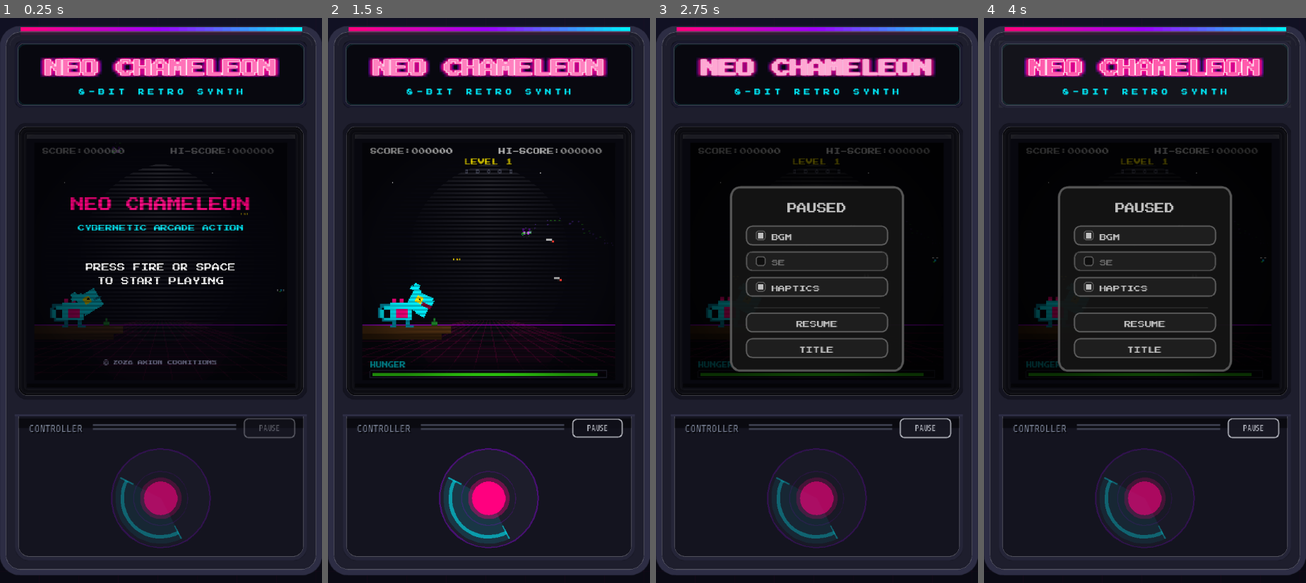
Above: before the commit, frames 1-4 (left to right).
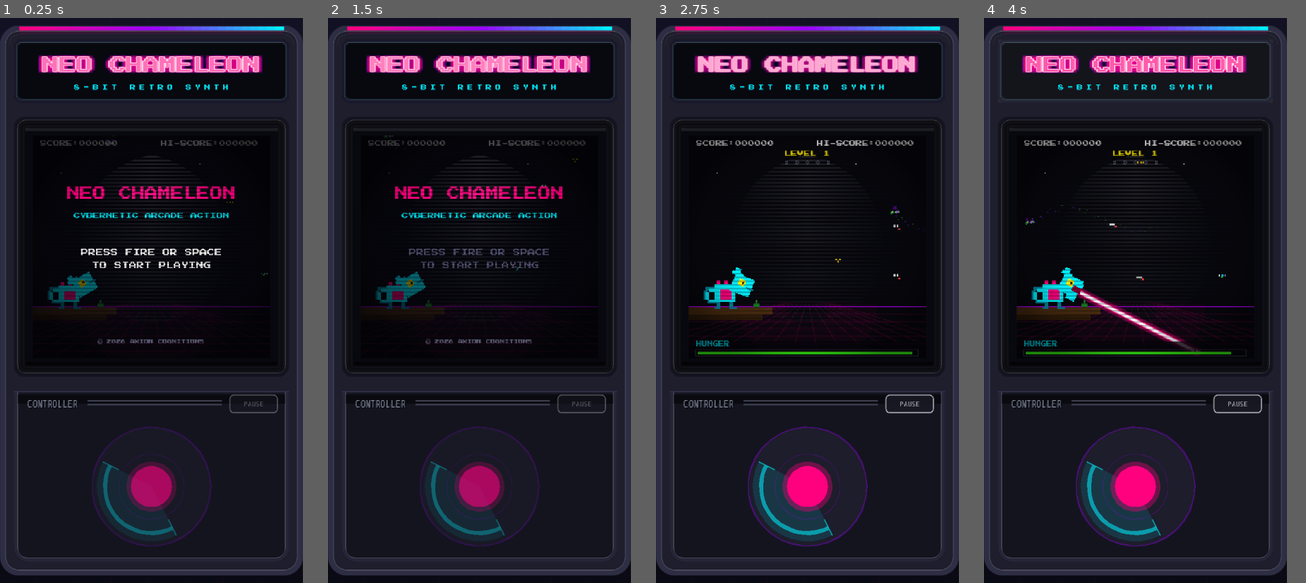
Above: after the commit, the same moments.

Repository: nyapp/chameleon
Game: Godot game, scene res://scenes/CabinetScene.tscn
The game is run twice, just before and just after one commit, with the same random seed, the same clock (stepped at 60 frames per second) and the same inputs.
Inputs (mouse positions are in pixels of both pictures, inside the frame that each line leads up to):
- Up to frame 1 (0.25 s): no input
- Up to frame 2 (1.5 s): tap Enter at 0.5 s; drag from (489, 498) to (521, 176) at 0.52 s; drag from (598, 430) to (472, 413) at 1.27 s
- Up to frame 3 (2.75 s): move the mouse to (817, 260) at 2.02 s; hold Right (aim_right) from 2.03 s (still down); click (817, 260) at 2.17 s
- Up to frame 4 (4 s): release Right (aim_right) at 2.75 s; drag from (1128, 413) to (1048, 215) at 2.77 s; move the mouse to (1241, 385) at 3.52 s; hold Down (aim_down) from 3.53 s (still down); click (1241, 385) at 3.67 s; tap Space at 3.77 s
In our replay, the window is 456x800 before the commit and 429x800 after it. These sizes can differ from the game's own. Grey fills any space a smaller window leaves; there, only what the larger window draws over its background counts as a difference.

The runs differ from the first frame. In frame 1, 21% of the frame differs, in the area x 0-100%, y 1-100%; in frame 2, 21%; in frame 3, 24%; in frame 4, 25%.

Commit message:
feat: adjust UI dimensions and layout for improved consistency, enhance virtual analog stick properties, and refine game over screen display for better user experience

Diff:
--- a/project.godot
+++ b/project.godot
@@ -31,9 +31,9 @@
 [display]
 
 window/size/viewport_width=326
-window/size/viewport_height=572
+window/size/viewport_height=608
 window/size/window_width_override=978
-window/size/window_height_override=1716
+window/size/window_height_override=1824
 window/stretch/mode="canvas_items"
 window/stretch/aspect="expand"
 window/handheld/orientation=1
--- a/scenes/CabinetScene.tscn
+++ b/scenes/CabinetScene.tscn
@@ -33,12 +33,12 @@
 offset_left = 568.0
 offset_top = 250.0
 offset_right = 894.0
-offset_bottom = 822.0
+offset_bottom = 858.0
 
 [node name="CabinetFrame" type="Control" parent="CabinetInner" unique_id=1875028892]
 anchors_preset = 0
 offset_right = 326.0
-offset_bottom = 572.0
+offset_bottom = 608.0
 mouse_filter = 2
 script = ExtResource("2_frame")
 
@@ -100,17 +100,17 @@
 offset_left = 15.0
 offset_top = 409.0
 offset_right = 311.0
-offset_bottom = 557.0
+offset_bottom = 593.0
 mouse_filter = 2
 script = ExtResource("7_deck")
 
 [node name="VirtualAnalogStick" type="Control" parent="CabinetInner/ControlDeck" unique_id=1690637287]
-custom_minimum_size = Vector2(100, 100)
+custom_minimum_size = Vector2(128, 128)
 anchors_preset = 0
-offset_left = 98.0
-offset_top = 35.0
-offset_right = 198.0
-offset_bottom = 135.0
+offset_left = 84.0
+offset_top = 39.0
+offset_right = 212.0
+offset_bottom = 167.0
 script = ExtResource("8_stick")
 
 [node name="CabinetPauseButton" type="Control" parent="CabinetInner/ControlDeck" unique_id=1325334087]
@@ -126,7 +126,7 @@
 [node name="CabinetFrameOverlay" type="Control" parent="CabinetInner" unique_id=919860641]
 anchors_preset = 0
 offset_right = 326.0
-offset_bottom = 572.0
+offset_bottom = 608.0
 mouse_filter = 2
 script = ExtResource("2_frame")
 overlay_only = true
--- a/scripts/GameLayout.gd
+++ b/scripts/GameLayout.gd
@@ -20,13 +20,14 @@
 const BEZEL_INNER_PAD: int = 8
 const BEZEL_STACK_PAD: int = BEZEL_OUTER_PAD + BEZEL_INNER_PAD  # 20
 const CONTROL_GAP: int = 15
-const CONTROL_DECK_H: int = 148
+const CONTROL_DECK_H: int = 184
 const CONTROL_DECK_HEADER_H: int = 22
 
 const INNER_W: int = SCREEN_W + BEZEL_STACK_PAD * 2  # 296
 const CABINET_W: int = INNER_W + CABINET_PAD * 2  # 326
 const SCREEN_BEZEL_H: int = BEZEL_STACK_PAD * 2 + SCREEN_H  # 296
-const CABINET_H: int = CABINET_PAD * 2 + MARQUEE_H + MARQUEE_GAP + SCREEN_BEZEL_H + CONTROL_GAP + CONTROL_DECK_H  # 572
+const CABINET_H: int = CABINET_PAD * 2 + MARQUEE_H + MARQUEE_GAP + SCREEN_BEZEL_H + CONTROL_GAP + CONTROL_DECK_H  # 608
+# project.godot の window/size/viewport_height も CABINET_H と一致させること
 
 # 筐体内 Y 座標
 const Y_MARQUEE: int = CABINET_PAD
--- a/scripts/MainScene.gd
+++ b/scripts/MainScene.gd
@@ -29,6 +29,7 @@
 # アナログスティック入力（筐体 UI からシグナル経由）
 var stick_aiming: bool = false
 var stick_direction: Vector2 = Vector2.ZERO
+var _last_idle_action_frame: int = -1
 
 # ─── Bug リソースシーン ──────────────────────────────────────
 const BUG_SCRIPT: GDScript = preload("res://scripts/Bug.gd")
@@ -56,7 +57,7 @@
 		"TITLE":
 			_start_game()
 		"GAMEOVER":
-			_reset_game()
+			_dismiss_game_over()
 
 func on_stick_released(direction: Vector2, magnitude: float, deadzone: float = 0.25) -> void:
 	stick_aiming = false
@@ -265,7 +266,9 @@
 		has_mouse_target = true
 
 	elif event is InputEventMouseButton and event.button_index == MOUSE_BUTTON_LEFT:
-		if event.pressed:
+		if DisplayServer.is_touchscreen_available():
+			pass
+		elif event.pressed:
 			var local_pos: Vector2 = get_local_mouse_position()
 			if gs.state == "PLAYING" and _is_hud_pause_zone(local_pos):
 				_toggle_pause()
@@ -302,11 +305,17 @@
 	return local_pos.y >= 0.0 and local_pos.y <= HUD_PAUSE_TAP_H
 
 func _on_screen_tapped() -> void:
+	var frame: int = Engine.get_process_frames()
+	if GameState.state in ["TITLE", "GAMEOVER"]:
+		if frame == _last_idle_action_frame:
+			return
+		_last_idle_action_frame = frame
+
 	match GameState.state:
 		"TITLE":
 			_start_game()
 		"GAMEOVER":
-			_reset_game()
+			_dismiss_game_over()
 		"PLAYING":
 			_trigger_shoot()
 
@@ -327,16 +336,15 @@
 	_spawn_initial_bugs()
 	AudioManager.start_bgm()
 
-func _reset_game() -> void:
-	await get_tree().create_timer(0.3).timeout
-	_start_game()
+func _dismiss_game_over() -> void:
+	return_to_title()
 
 func toggle_pause_menu() -> void:
 	if GameState.state in ["PLAYING", "PAUSED"]:
 		_toggle_pause()
 
 func return_to_title() -> void:
-	if GameState.state not in ["PLAYING", "PAUSED"]:
+	if GameState.state not in ["PLAYING", "PAUSED", "GAMEOVER"]:
 		return
 	AudioManager.stop_bgm()
 	GameState.return_to_title()
--- a/scripts/OverlayDraw.gd
+++ b/scripts/OverlayDraw.gd
@@ -72,16 +72,34 @@
 	draw_rect(Rect2(0, 0, CANVAS_W, CANVAS_H), Color(0.059, 0.0, 0.039, 0.75))
 
 	draw_string(font,
-		Vector2(0, 70),
+		Vector2(0, 66),
 		"GAME OVER", HORIZONTAL_ALIGNMENT_CENTER, CANVAS_W, 14,
 		Color(1.0, 0.231, 0.188))  # #ff3b30
 
-	draw_string(font,
-		Vector2(0, 92),
-		"YOUR SCORE: %d" % gs.score, HORIZONTAL_ALIGNMENT_CENTER, CANVAS_W, 8,
-		Color.WHITE)
-
-	var next_y: float = BugGuideDraw.draw_result_breakdown(self, font, CANVAS_W, 104.0, gs.bugs_eaten_by_type)
+	var breakdown_bottom: float = BugGuideDraw.draw_result_breakdown(
+		self, font, CANVAS_W, 84.0, gs.bugs_eaten_by_type)
+
+	const SCORE_LABEL_SIZE: int = 7
+	const SCORE_VALUE_SIZE: int = 14
+	const SCORE_VALUE_COLOR := Color(1.0, 0.918, 0.0)
+	const SCORE_SECTION_GAP: float = 10.0
+	const SCORE_LABEL_VALUE_GAP: float = 22.0
+	const SCORE_ACTION_GAP: float = 28.0
+
+	var score_label_y: float = breakdown_bottom + SCORE_SECTION_GAP
+	var score_value_y: float = score_label_y + SCORE_LABEL_VALUE_GAP
+
+	draw_string(font,
+		Vector2(0, score_label_y),
+		"YOUR SCORE", HORIZONTAL_ALIGNMENT_CENTER, CANVAS_W, SCORE_LABEL_SIZE,
+		Color(0.82, 0.82, 0.82))
+
+	draw_string(font,
+		Vector2(0, score_value_y),
+		"%d" % gs.score, HORIZONTAL_ALIGNMENT_CENTER, CANVAS_W, SCORE_VALUE_SIZE,
+		SCORE_VALUE_COLOR)
+
+	var next_y: float = score_value_y
 
 	if gs.score >= gs.high_score and gs.score > 0:
 		draw_string(font,
@@ -92,10 +110,10 @@
 
 	var flash: bool = int(Time.get_ticks_msec() / 400) % 2 == 0
 	var fc: Color = Color(0.0, 0.941, 1.0) if flash else Color(0.306, 0.306, 0.427)
-	var retry_label: String = "TAP TO RETRY" if DisplayServer.is_touchscreen_available() else "CLICK OR SPACE TO RETRY"
-	draw_string(font,
-		Vector2(0, maxf(next_y + 14.0, 168.0)),
-		retry_label, HORIZONTAL_ALIGNMENT_CENTER, CANVAS_W, 8, fc)
+	var action_label: String = "TAP TO TITLE" if DisplayServer.is_touchscreen_available() else "CLICK OR SPACE TO TITLE"
+	draw_string(font,
+		Vector2(0, maxf(next_y + SCORE_ACTION_GAP, 180.0)),
+		action_label, HORIZONTAL_ALIGNMENT_CENTER, CANVAS_W, 8, fc)
 
 const _LOW_HUNGER_COLOR := Color(1.0, 0.231, 0.188)  # #ff3b30
 const _LOW_HUNGER_OPACITY := 0.55  # JS版より控えめ（リング近似の重なり補正）
--- a/scripts/VirtualAnalogStick.gd
+++ b/scripts/VirtualAnalogStick.gd
@@ -10,24 +10,24 @@
 signal pressed
 
 @export_group("Feel")
-@export var radius: float = 50.0:
+@export var radius: float = 64.0:
 	set(value):
 		radius = value
 		_update_size()
 @export var deadzone: float = 0.25:
 	set(value):
 		deadzone = value
-@export var knob_max: float = 39.0:
+@export var knob_max: float = 50.0:
 	set(value):
 		knob_max = value
 @export var invert_aim: bool = true
 
 @export_group("Knob")
-@export var knob_outer_radius: float = 21.0:
+@export var knob_outer_radius: float = 27.0:
 	set(value):
 		knob_outer_radius = value
 		queue_redraw()
-@export var knob_inner_radius: float = 17.0:
+@export var knob_inner_radius: float = 22.0:
 	set(value):
 		knob_inner_radius = value
 		queue_redraw()
@@ -67,7 +67,7 @@
 	set(value):
 		operable_edge_color = value
 		queue_redraw()
-@export var operable_arc_width: float = 3.5:
+@export var operable_arc_width: float = 4.3:
 	set(value):
 		operable_arc_width = value
 		queue_redraw()
@@ -90,10 +90,14 @@
 func _process(_delta: float) -> void:
 	if Engine.is_editor_hint():
 		return
-	modulate.a = 1.0 if GameState.state == "PLAYING" else 0.55
+	var playing: bool = GameState.state == "PLAYING"
+	modulate.a = 1.0 if playing else 0.55
+	mouse_filter = Control.MOUSE_FILTER_STOP if playing else Control.MOUSE_FILTER_IGNORE
 
 func _gui_input(event: InputEvent) -> void:
 	if Engine.is_editor_hint():
+		return
+	if GameState.state != "PLAYING":
 		return
 	if event is InputEventScreenTouch:
 		if event.pressed:
